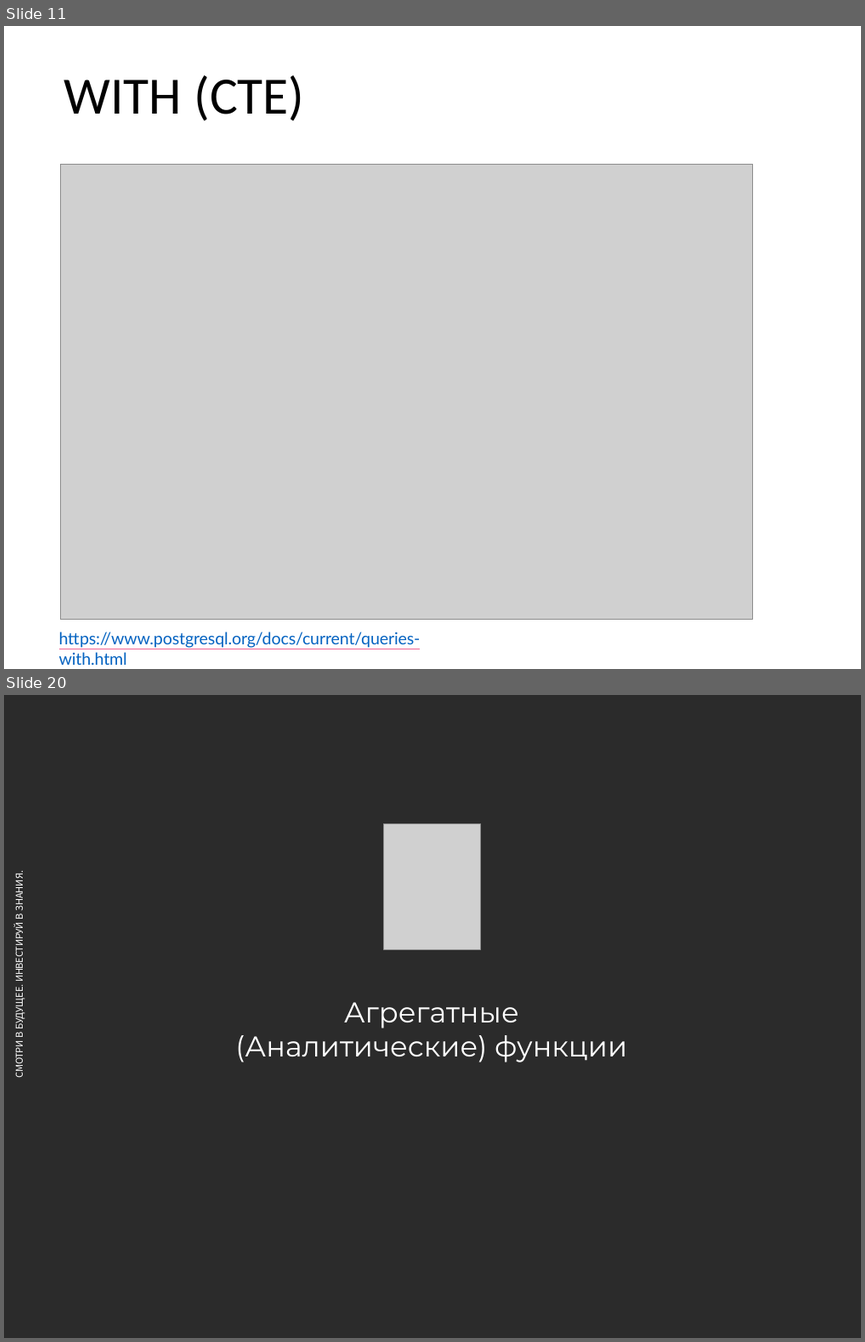
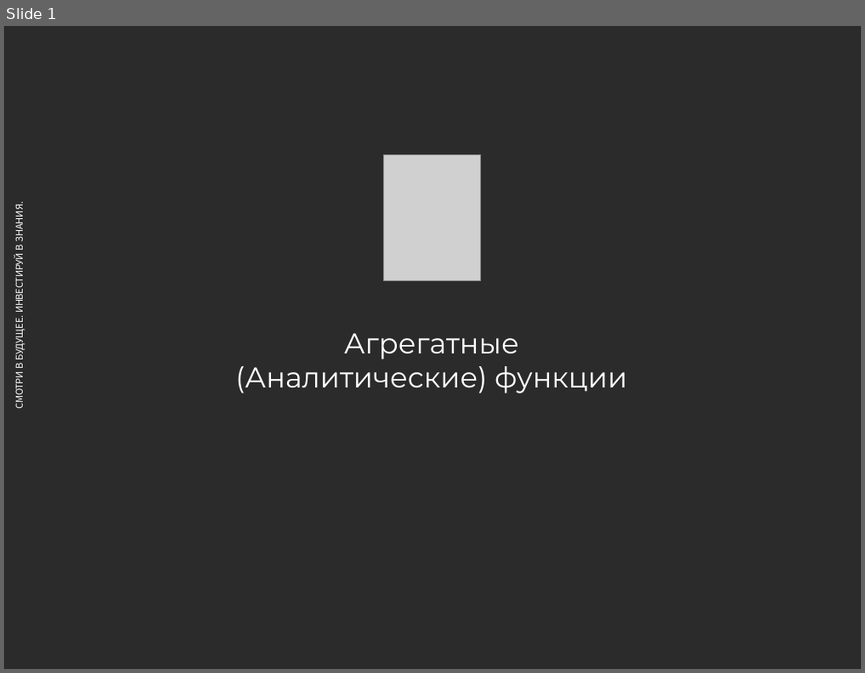
Before and after one commit to andreyzhurlov/ais_postgresql_course_v2, a slide deck: lecture_06/06_Группировки_и_Агрегация.pptx. Shown one above the other, each under a label of ours: slides 11 and 20 before the commit, slide 1 after it; the slides between them are not shown. The pictures are 865x1342 and 865x673 pixels, drawn with LibreOffice and Linux fonts; fonts in the diff are those of the drawing; grey boxes stand for pictures; background and template pictures are left out; a plain dark background stands for a picture behind light text. Boxes give left, top, right and bottom in pixels: in the first picture for what was removed or moved away, otherwise in the second. Text is boxed around its words. In the diff, an @@ line names an element or a change of style, - is before the commit and + after.

```diff
--- a/lecture_06/06_Группировки_и_Агрегация.pptx
+++ b/lecture_06/06_Группировки_и_Агрегация.pptx
@@ slide 11 removed at (4, 26, 861, 669), background #FFFFFF @@
@@ title removed at (64, 75, 304, 121) @@
-WITH (CTE)
@@ picture removed at (61, 164, 753, 619) @@
@@ text removed at (59, 631, 420, 664) @@
-https://www.postgresql.org/docs/current/queries-with.html
@@ what was slide 20 is now slide 1 @@
```
Also in this commit, not shown: 18 other slides removed.
